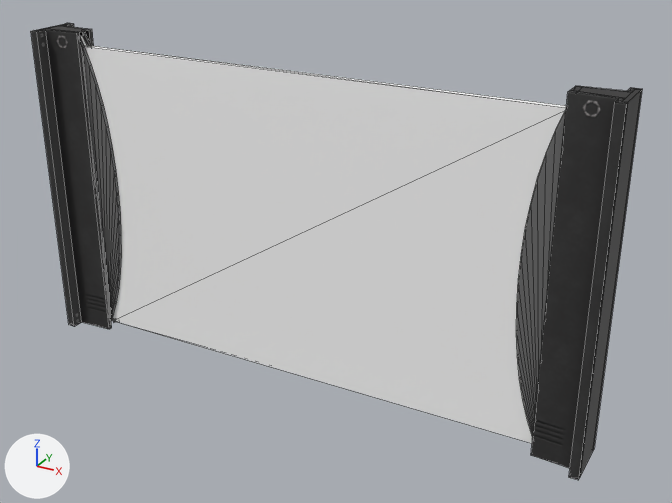
The FBX model Assets/Source/Art/Models/Barrier/Antipole_LP.fbx as it was, and as the next commit left it.
Before and after are seen from a 50 mm camera at (2.9, -4.77, 3.42) aimed at (0.24, 0.07, 1.0). The axes (+X, +Y, +Z) are drawn at lower left. The lights are the same throughout. Mesh edges are drawn as thin lines. Where no turn or scale is listed for an object, it has been applied to the vertices. Vertices at the same position are counted once.

Script lines for the objects in view, before the commit:
```python
me_scene_011 = bpy.data.meshes.new('Scene.011')
me_scene_011.from_pydata(...)  # 288 vertices, 306 faces; spans x -1.99..1.99, y -0.17..0.17, z 0.0..2.25
me_scene_011.materials.append(mat_barrier_base)
me_scene_012 = bpy.data.meshes.new('Scene.012')
me_scene_012.from_pydata(...)  # a box spanning x -1.68..1.68, y -0.03..0.03, z 0.05..2.15
me_scene_012.materials.append(mat_wall)  # white #ffffff
ob_antipole_lp__1 = bpy.data.objects.new('Antipole_LP__1_', me_scene_011)
ob_antipole_lp__1.location = (0.0, 0.0, 0.0)
ob_wall = bpy.data.objects.new('Wall', me_scene_012)
ob_wall.location = (0.0, 0.0, 0.0)
```
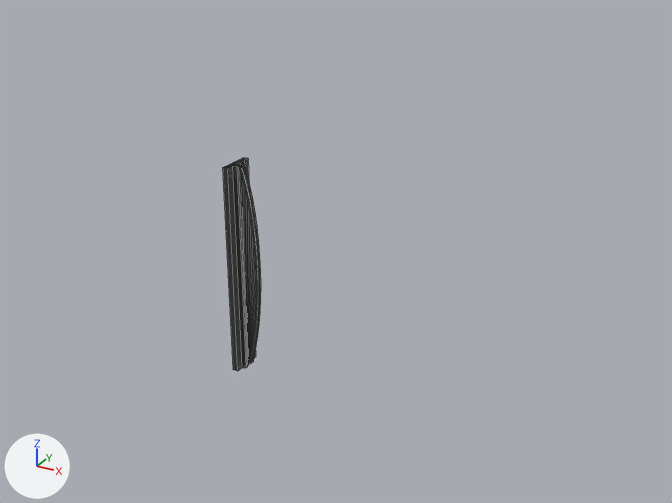
What differs and where, as boxes [x1, y1, x2, y2] in the pictures (672 x 503 px; the box of a moved part takes in the faces that stretch with it):
'Wall', deleted: before [85, 45, 566, 443]
'Antipole_LP__1_', reshaped (94% narrower, 53% shorter): before [31, 23, 642, 480]; after [223, 158, 261, 371]
part 1 of me_scene_011, moved or reshaped: before [80, 31, 121, 322]; after [239, 163, 261, 365]
part 2 of me_scene_011, moved or reshaped: before [34, 24, 66, 31]; after [225, 159, 243, 167]
part 3 of me_scene_011, added: after [240, 158, 256, 363]
part 4 of me_scene_011, added: after [223, 165, 248, 371]
part 5 of me_scene_011, deleted (black): before [31, 23, 642, 480]

Patch to the scene script:
```diff
--- a/Assets/Source/Art/Models/Barrier/Antipole_LP.fbx.py
+++ b/Assets/Source/Art/Models/Barrier/Antipole_LP.fbx.py
@@ me_scene_011 @@
 # used by ob_antipole_lp__1; location = (0.0, 0.0, 0.0)
-me_scene_011.from_pydata(...)  # 288 vertices, 306 faces; spans x -1.99..1.99, y -0.17..0.17, z 0.0..2.25
+me_scene_011.from_pydata(...)  # 142 vertices, 141 faces; spans x -0.49..-0.33, y -0.12..0.12, z 0.0..1.5
+# me_scene_011 part 1: the loose piece of 102 vertices spanning x -1.71..-1.49, y -0.04..0.04, z 0.0..2.25 is scaled about its middle by (0.467, 0.669, 0.669), then moved by (1.22, 0.0, -0.37)
+# me_scene_011 part 2: the loose piece of 6 vertices spanning x -1.99..-1.96, y -0.15..0.15, z 0.0..2.25 is scaled about its middle by 0.669, then moved by (1.49, 0.0, -0.37)
+# me_scene_011 part 3: a new loose piece of 15 vertices spanning x -0.49..-0.43, y 0.03..0.12, z 0.0..1.5, in mat_barrier_base
+# me_scene_011 part 4: a new loose piece of 15 vertices spanning x -0.49..-0.43, y -0.12..-0.03, z 0.0..1.5, in mat_barrier_base
+# me_scene_011 part 5: 8 loose pieces with 180 vertices, spanning x -1.99..1.99, y -0.17..0.17, z 0.0..2.25, are deleted
 me_scene_011.materials.append(mat_barrier_base)
@@ ob_wall @@
-ob_wall = bpy.data.objects.new('Wall', me_scene_012)
-ob_wall.location = (0.0, 0.0, 0.0)
```
